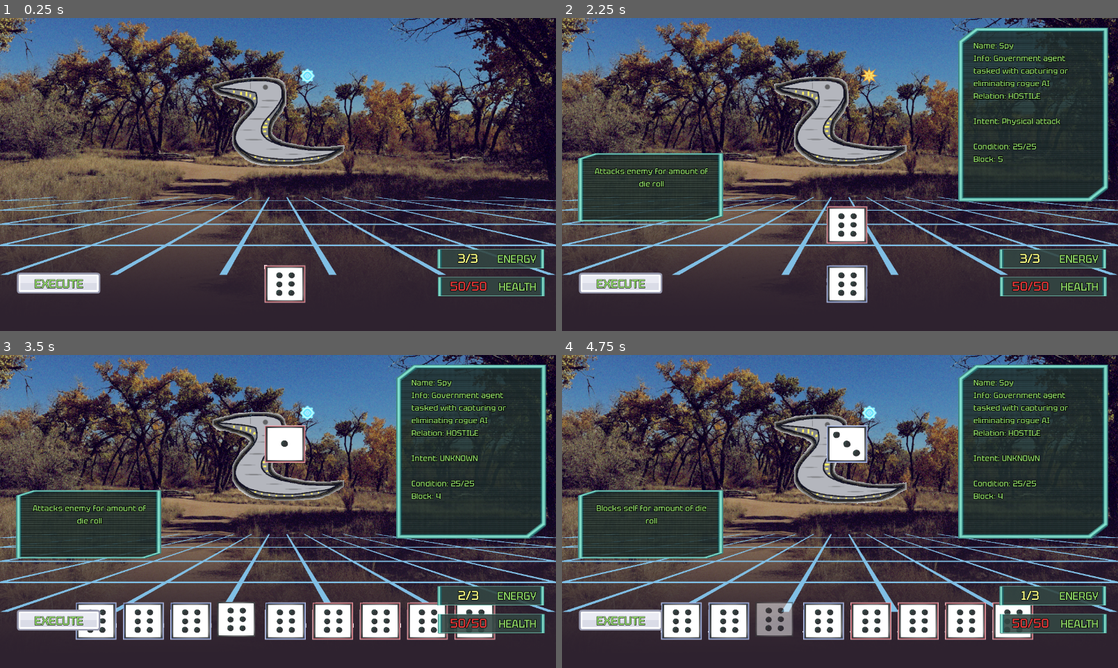
Above: before the commit, frames 1-4 (two rows, left to right).
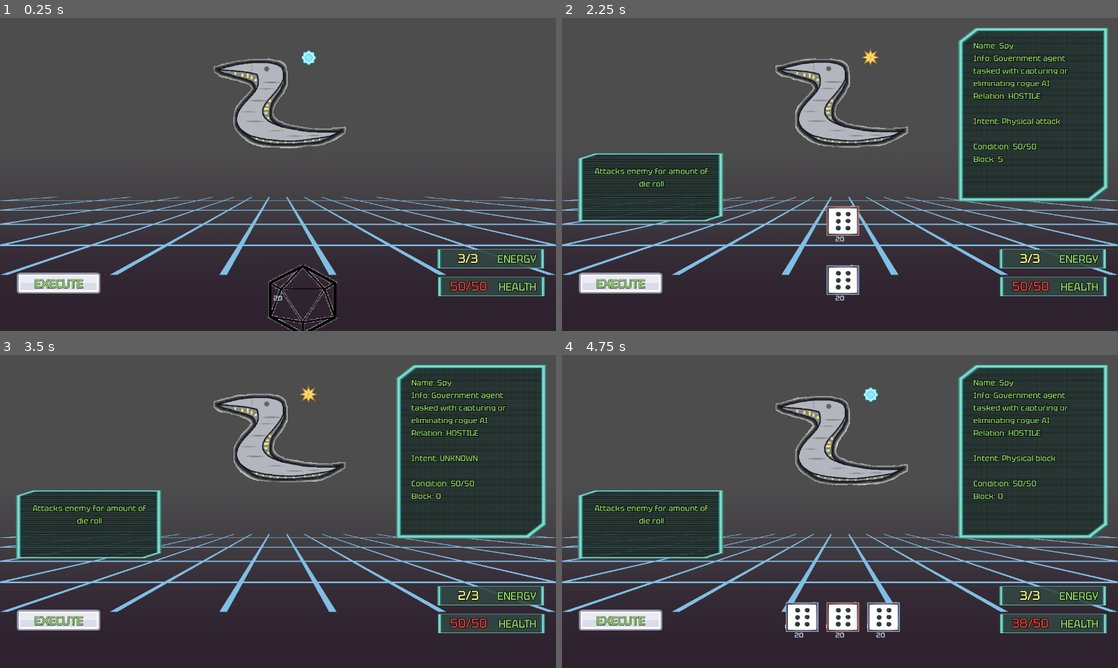
Above: after the commit, the same moments.

Repository: platopixel/d20
Game: Godot game, scene res://scenes/main.tscn
Same seed, same stepped clock (60 frames per second), same inputs: the game is played once before the commit and once after it.
Inputs (mouse positions are in pixels of both pictures, inside the frame that each line leads up to):
- Up to frame 1 (0.25 s): no input
- Up to frame 2 (2.25 s): click "EXECUTE" at 0.5 s; click (623, 284) at 1.25 s, where only the run after the commit has a clickable "EXECUTE"; drag from (840, 296) to (840, 121) at 2.02 s
- Up to frame 3 (3.5 s): click (61, 621) at 2.75 s, where only the run after the commit has a clickable "EXECUTE"
- Up to frame 4 (4.75 s): drag from (695, 633) to (840, 458) at 3.52 s; move the mouse to (723, 633) at 4.27 s; press the mouse at (723, 633) at 4.28 s

The runs differ from the first frame. In frame 1, 59% of the frame differs, in the area x 0-100%, y 0-100%; in frame 2, 41%; in frame 3, 47%; in frame 4, 47%.

Commit message:
fix heavy attack, support d20 texture

Diff:
--- a/characters/player/player.tres
+++ b/characters/player/player.tres
@@ -6,6 +6,6 @@
 [resource]
 script = ExtResource("1_upg5w")
 starting_deck = ExtResource("2_adacb")
-dice_per_turn = 5
+dice_per_turn = 3
 max_energy = 3
 max_hp = 50
--- a/characters/player/starting_deck.tres
+++ b/characters/player/starting_deck.tres
@@ -8,4 +8,4 @@
 
 [resource]
 script = ExtResource("2_dmaxx")
-dice = Array[ExtResource("1_ed2vd")]([ExtResource("2_kjx1g"), ExtResource("2_kjx1g"), ExtResource("2_kjx1g"), ExtResource("2_kjx1g"), ExtResource("2_kjx1g"), ExtResource("3_ub0r0"), ExtResource("3_ub0r0"), ExtResource("3_ub0r0"), ExtResource("3_ub0r0"), ExtResource("3_ub0r0"), ExtResource("4_v0yse")])
+dice = Array[ExtResource("1_ed2vd")]([ExtResource("2_kjx1g"), ExtResource("2_kjx1g"), ExtResource("2_kjx1g"), ExtResource("3_ub0r0"), ExtResource("3_ub0r0"), ExtResource("3_ub0r0"), ExtResource("4_v0yse")])
--- a/custom_resources/die_model.gd
+++ b/custom_resources/die_model.gd
@@ -9,6 +9,7 @@
 @export var target: Target
 @export var cost: int
 @export var num_faces: int
+@export var is_d20: bool
 
 @export_group("Die Visuals")
 @export var shader: ShaderMaterial
--- a/dice/heavy_attack.tres
+++ b/dice/heavy_attack.tres
@@ -1,12 +1,15 @@
-[gd_resource type="Resource" script_class="DieModel" load_steps=2 format=3 uid="uid://tgciucf2m12y"]
+[gd_resource type="Resource" load_steps=3 format=3 uid="uid://tgciucf2m12y"]
 
-[ext_resource type="Script" path="res://custom_resources/die_model.gd" id="1_dq66g"]
+[ext_resource type="Texture2D" uid="uid://bfiyu1n4ev6ju" path="res://assets/d20-blank.png" id="1_7nh50"]
+[ext_resource type="Script" path="res://dice/heavy_attack.gd" id="2_pme2i"]
 
 [resource]
-script = ExtResource("1_dq66g")
+script = ExtResource("2_pme2i")
 id = "heavy_attack"
 type = 0
 target = 1
-cost = 3
-num_faces = 6
-tooltip_text = ""
+cost = 1
+num_faces = 20
+is_d20 = true
+tooltip_text = "Big boy D20. Attacks for roll"
+icon = ExtResource("1_7nh50")
--- a/enemies/spy/spy_attack_action.gd
+++ b/enemies/spy/spy_attack_action.gd
@@ -1,6 +1,6 @@
 extends EnemyAction
 
-@export var damage := 7
+@export var damage := 12
 
 
 func is_performable() -> bool:
--- a/enemies/spy/spy_block_action.gd
+++ b/enemies/spy/spy_block_action.gd
@@ -1,6 +1,6 @@
 extends EnemyAction
 
-@export var block := 6
+@export var block := 10
 
 
 func is_performable() -> bool:
--- a/enemies/spy/spy_enemy.tres
+++ b/enemies/spy/spy_enemy.tres
@@ -10,5 +10,5 @@
 name = "Spy"
 description = "Government agent tasked with capturing or eliminating rogue AI"
 relation = 0
-max_hp = 25
+max_hp = 50
 art = ExtResource("2_djsnw")
--- a/scenes/dice/die.gd
+++ b/scenes/dice/die.gd
@@ -52,8 +52,14 @@
 	for i in range(1, die.num_faces + 1):
 		var instance = DIE_FACE.new()
 		instance.number = i
+		if not die.is_d20:
+			instance.set_texture(i)
+		else:
+			instance.set_texture(20)
+
 		faces.append(instance)
 
+	sprite_2d.texture = faces[die.num_faces - 1].texture # set default texture to highest die roll
 	sprite_2d.material = die.shader
 
 
--- a/scenes/dice/die.tscn
+++ b/scenes/dice/die.tscn
@@ -26,28 +26,27 @@
 shader_parameter/color = SubResource("GradientTexture1D_31v5d")
 
 [sub_resource type="LabelSettings" id="LabelSettings_agm8h"]
-font_color = Color(0, 0, 0, 1)
+font_color = Color(0.8, 0.909804, 0.980392, 1)
 
 [sub_resource type="RectangleShape2D" id="RectangleShape2D_ci871"]
-size = Vector2(94, 86)
+size = Vector2(75, 68)
 
 [node name="Die" type="Control"]
 custom_minimum_size = Vector2(64, 64)
 layout_mode = 3
 anchors_preset = 0
-offset_right = 95.0
-offset_bottom = 87.0
+offset_right = 74.0
+offset_bottom = 66.0
 theme = ExtResource("1_yhqcx")
 script = ExtResource("1_v0k3q")
 
 [node name="Sprite2D" type="Sprite2D" parent="."]
 material = SubResource("ShaderMaterial_bnv4y")
-scale = Vector2(0.437, 0.4)
+scale = Vector2(0.35, 0.318)
 texture = ExtResource("3_web68")
 centered = false
 
 [node name="Label" type="Label" parent="."]
-visible = false
 layout_mode = 1
 anchors_preset = 8
 anchor_left = 0.5
@@ -93,7 +92,7 @@
 monitorable = false
 
 [node name="CollisionShape2D" type="CollisionShape2D" parent="DropPointDetector"]
-position = Vector2(48, 44)
+position = Vector2(38.5, 35)
 shape = SubResource("RectangleShape2D_ci871")
 
 [node name="DieStateMachine" type="Node" parent="." node_paths=PackedStringArray("initial_state")]
--- a/scenes/dice/die_face.gd
+++ b/scenes/dice/die_face.gd
@@ -11,7 +11,8 @@
 	3: load("res://assets/d6-3.png"),
 	4: load("res://assets/d6-4.png"),
 	5: load("res://assets/d6-5.png"),
-	6: load("res://assets/d6-6.png")
+	6: load("res://assets/d6-6.png"),
+	20: load("res://assets/d20-blank.png")
 }
 
 # Called when the node enters the scene tree for the first time.
@@ -25,4 +26,7 @@
 
 func set_number(value: int) -> void:
 	number = value
+
+
+func set_texture(value: int) -> void:
 	texture = DIE_TEXTURES[value]
--- a/scenes/game_table.tscn
+++ b/scenes/game_table.tscn
@@ -33,6 +33,7 @@
 player_stats = ExtResource("8_w6sov")
 
 [node name="Background" type="Sprite2D" parent="."]
+visible = false
 modulate = Color(0.733005, 0.733005, 0.733005, 1)
 z_index = -1
 texture = ExtResource("3_6q30b")
@@ -62,7 +63,7 @@
 debug_color = Color(0, 0.6, 0.701961, 0.176471)
 
 [node name="EnemyHandler" type="Node2D" parent="."]
-position = Vector2(431, 42)
+position = Vector2(434, 3.8147e-06)
 scale = Vector2(0.8, 0.8)
 script = ExtResource("4_bvnc7")
 
@@ -92,7 +93,7 @@
 offset_right = 342.0
 grow_horizontal = 2
 grow_vertical = 0
-theme_override_constants/separation = 45
+theme_override_constants/separation = 30
 alignment = 1
 script = ExtResource("2_cmgux")
 
Binary file added: assets/d20-blank.png
Not shown, added: assets/d20-blank.png.import
